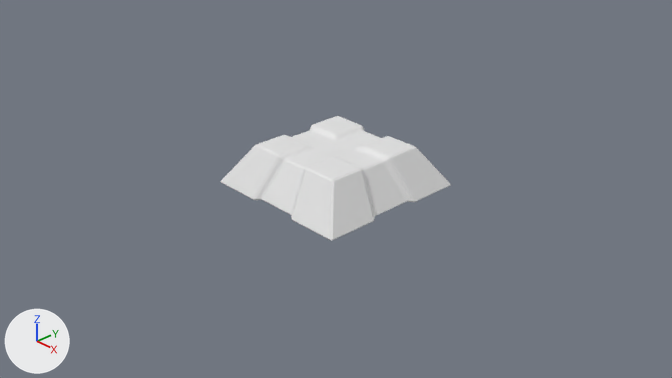
What one commit did to the Blender file Blend Files/Laser Turret/Laser Turret 001.blend.
Rendered twice from the file's camera 'Camera'. Every picture has the same lights, and +X, +Y and +Z are marked at lower left.

Before the edit, the objects in view are built like this:
```python
me_cube = bpy.data.meshes.new('Cube')
me_cube.from_pydata(...)  # 56 vertices, 54 faces; spans x -1.0..1.0, y -1.0..1.0, z 0.0..0.51
me_cube.materials.append(mat_material)  # white #e7e7e7
ob_laser_turret_base = bpy.data.objects.new('Laser Turret Base', me_cube)
ob_laser_turret_base.location = (0.0, 0.0, 0.0)
_m = ob_laser_turret_base.modifiers.new('Bevel', 'BEVEL')
_m.width = 0.018
_m.width_pct = 0.018
_m.angle_limit = 0.349
```
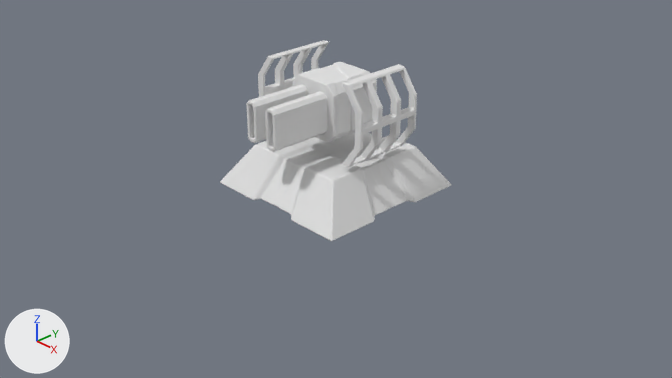
Commit message: Laser Turret Modeling

Location of each change, (x1, y1, x2, y2) in pixels of the pictures (672 x 378 px):
'Laser Turret Barrel', added: after (247, 62, 377, 152)
'Laser Turret Shroud', added: after (258, 40, 417, 167)

What changed in the scene script:
```text
Add me_cube_002:
    me_cube_002.from_pydata(...)  # 564 vertices, 540 faces; spans x -0.35..0.35, y -1.11..0.48, z -0.35..0.35
Add me_cube_001:
    me_cube_001.from_pydata(...)  # 60 vertices, 61 faces; spans x 0.564..0.869, y -0.44..0.44, z 0.0..0.483
Add ob_laser_turret_barrel:
    ob_laser_turret_barrel = bpy.data.objects.new('Laser Turret Barrel', me_cube_002)
    ob_laser_turret_barrel.location = (0.0, 0.0, 1.068)
    _m = ob_laser_turret_barrel.modifiers.new('Bevel', 'BEVEL')
    _m.width = 0.008
    _m.width_pct = 0.008
Add ob_laser_turret_shroud:
    ob_laser_turret_shroud = bpy.data.objects.new('Laser Turret Shroud', me_cube_001)
    ob_laser_turret_shroud.location = (0.0, 0.0, 1.068)
    _m = ob_laser_turret_shroud.modifiers.new('Mirror', 'MIRROR')
    _m.use_axis = (True, False, True)
    _m.use_clip = True
    _m = ob_laser_turret_shroud.modifiers.new('Bevel', 'BEVEL')
    _m.width = 0.008
    _m.width_pct = 0.008
```
